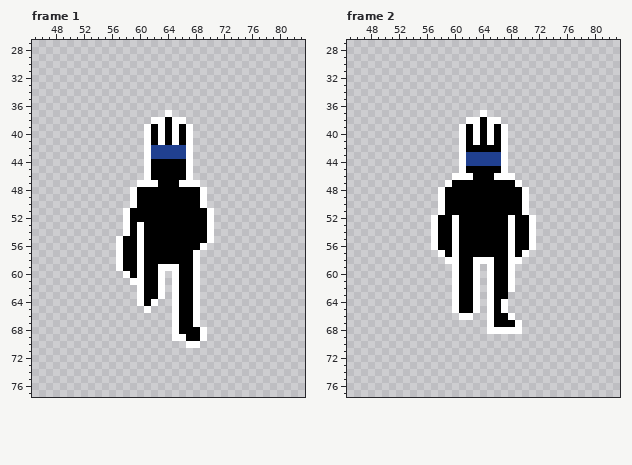
File history of a pixel-art file, unbuilt_content/player_rebuild/Walk.aseprite. Above: the version before the commit.
128x128 pixels, 32 frames. Shown: frame 1: x 45..83, y 27..77; frame 2: x 45..83, y 27..77. The commit also changed other frames, which this record leaves out.
After the commit:
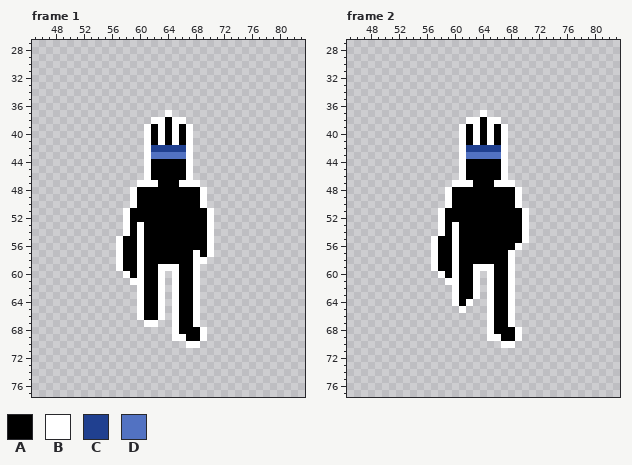
Palette (. is transparent): A #000000  B #ffffff  C #204090  D #5272c2
What changed:
Frame 1, layer "Layer 1":
y 43: x 62..66 CCCCC -> DDDDD
y 56: x 69..70 B. -> AB
y 57: x 69..70 .. -> AB
y 58: x 69 . -> B
y 64: x 62..63 B. -> AB
y 65: x 60..63 .B.. -> BAAB
y 66: x 60..63 .... -> BAAB
y 67: x 61..62 .. -> BB
Frame 2, layer "Layer 1":
y 42: x 62..66 AAAAA -> CCCCC
y 43: x 62..66 CCCCC -> DDDDD
y 44: x 62..66 CCCCC -> AAAAA
y 46: x 60 B -> .; x 62 B -> A; x 66 B -> A; x 68 B -> .
y 47: x 59..62 BAAA -> .BBB; x 66..69 AAAB -> BBB.
y 48..50: x 58..59 BA -> .B; x 69..70 AB -> B.
y 52: x 57..58 BA -> .B; x 60 B -> A; x 68 B -> A; x 70..71 AB -> B.
y 53..54: x 57..58 BA -> .B; x 68 B -> A; x 70..71 AB -> B.
y 55: x 68 B -> A; x 70..71 AB -> B.
y 56: x 68..71 BAAB -> AB..
y 57: x 57..58 .B -> BA; x 69..70 AB -> ..
y 58: x 57..59 ..B -> BAA; x 63..65 BBB -> AAA; x 69 B -> .
y 59: x 57..59 ... -> BAA; x 64 . -> B
y 60: x 58..59 .. -> BA
y 61: x 59 . -> B
y 63: x 68 . -> B
y 64: x 62..63 AB -> B.; x 67..68 B. -> AB
y 65: x 60..63 BAAB -> .B..; x 67..68 B. -> AB
y 66: x 61..62 BB -> ..
y 67: x 68..69 AB -> B.
y 68: x 66..68 BBB -> AAA
y 69: x 65..69 ..... -> BBAAB
y 70: x 67..68 .. -> BB
Changed places in both pictures, as pixel boxes (x1, y1, x2, y2):
changed: (151, 152, 186, 159)
changed: (200, 243, 214, 264)
changed: (137, 299, 165, 327)
changed: (431, 145, 536, 348)
